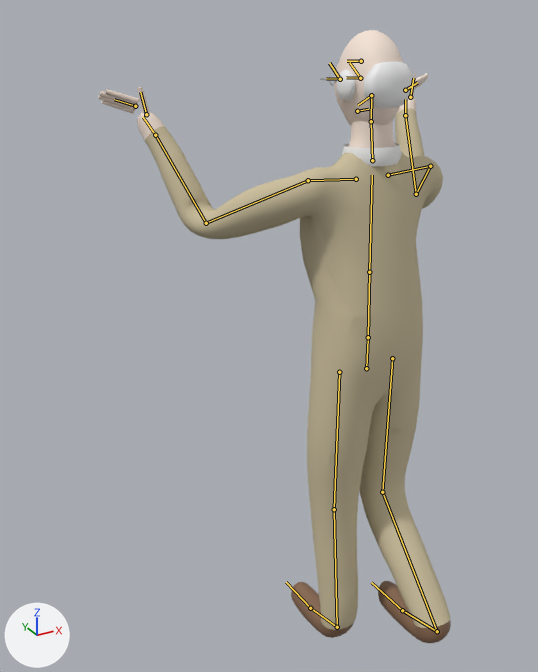
The glTF model characters/gus.glb: old version first, new version second.
Camera for both pictures: a 50 mm lens placed at (-1.05, -1.389, 1.738), pointed at (-0.165, 0.22, 0.933). The axes (+X, +Y, +Z) are drawn at lower left. The lights are the same throughout. The first picture is the older version. Both versions are drawn at frame 0 of the action 'carry'; the numbers are the values there. The bones that change, and the others that lie on the model, are drawn over the model as lines.

Names of what the first picture shows: 'gus_Mesh'.
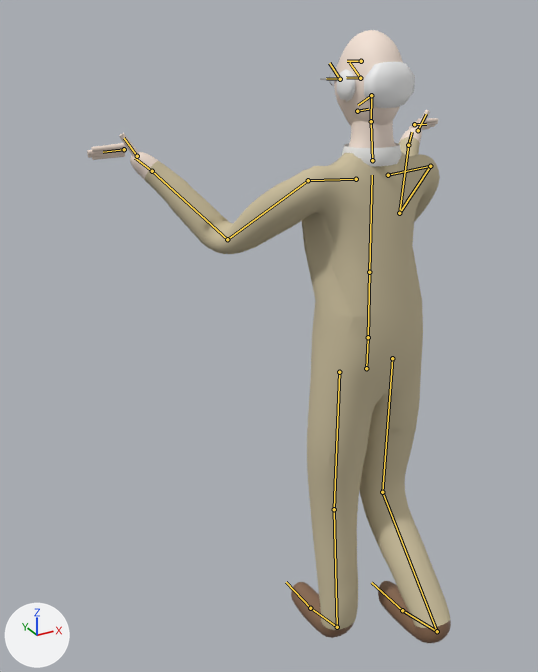
Diff of the bpy script that builds the scene:
```diff
--- a/characters/gus.glb.py
+++ b/characters/gus.glb.py
@@ bone_upperarm_l @@
 bone_upperarm_l = bpy.data.objects['Armature'].pose.bones['UpperArm.L']  # child of 'Shoulder.L'
-bone_upperarm_l.rotation_quaternion = (0.865, 0.426, -0.205, -0.168)  # degrees (56, -12, -28)
+bone_upperarm_l.rotation_quaternion = (0.858, 0.308, -0.288, -0.294)  # degrees (47, -18, -46)
@@ bone_upperarm_r @@
 bone_upperarm_r = bpy.data.objects['Armature'].pose.bones['UpperArm.R']  # child of 'Shoulder.R'
-bone_upperarm_r.rotation_quaternion = (0.865, 0.426, 0.205, 0.168)  # degrees (56, 12, 28)
+bone_upperarm_r.rotation_quaternion = (0.858, 0.308, 0.288, 0.294)  # degrees (47, 18, 46)
```

Boxes (x1, y1, x2, y2) around the edits, measured in the pictures (538 x 672 px):
'gus_Mesh', posed
    before: (98, 30, 451, 643)
    after: (87, 30, 451, 643)
bone 'UpperArm.L', root to tip
    before: (308, 180) to (206, 223)
    after: (308, 180) to (227, 239)
bone 'UpperArm.R', root to tip
    before: (430, 166) to (416, 194)
    after: (430, 166) to (399, 213)
